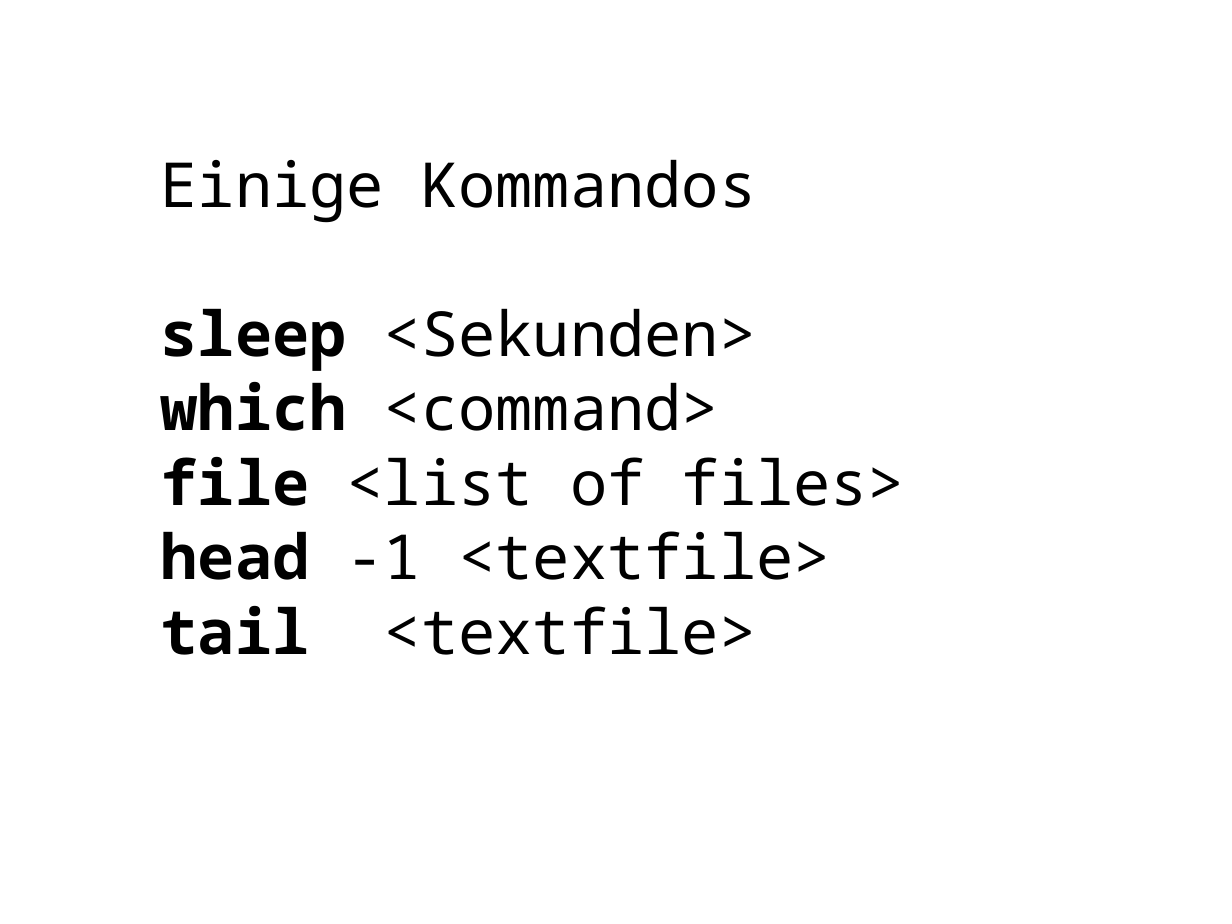
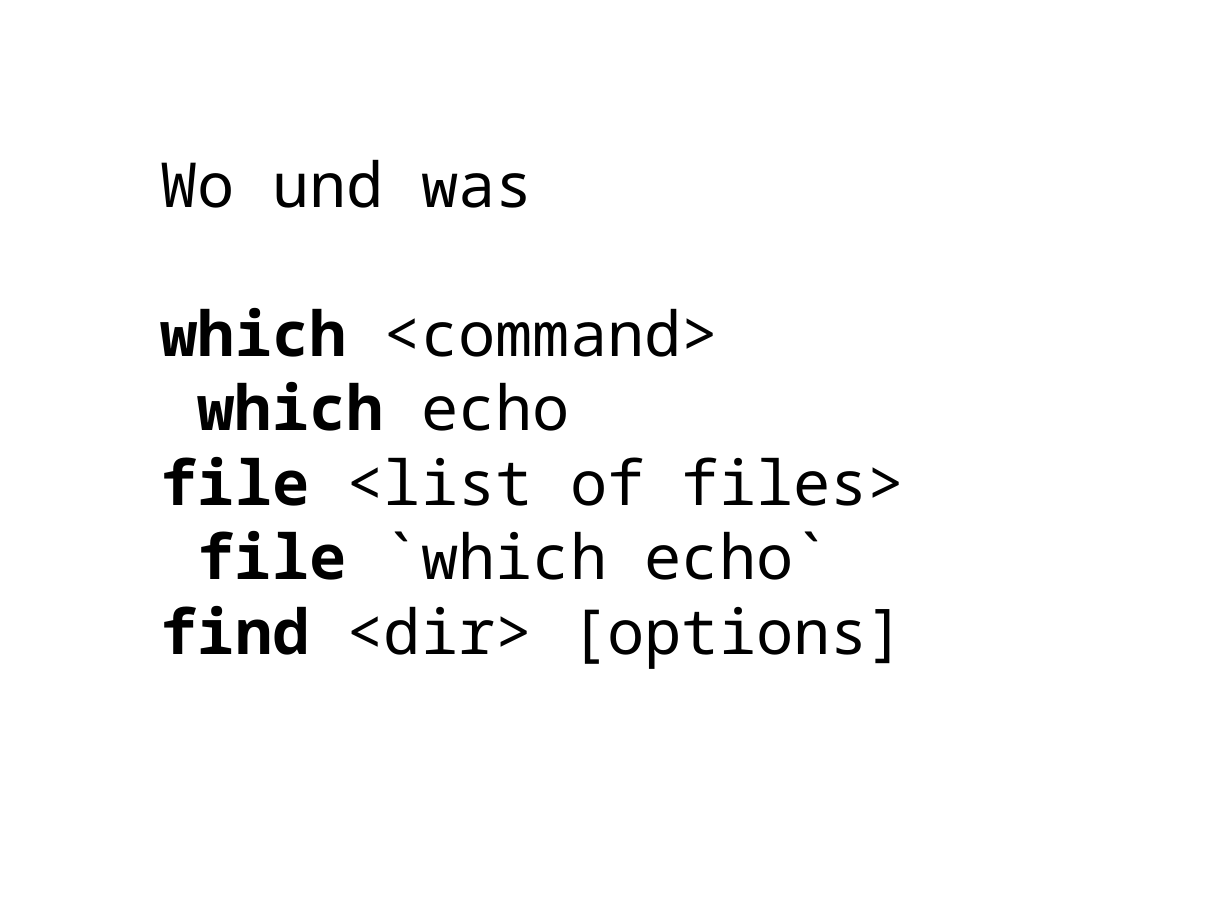
Before and after one commit to koospal/docker, a slide deck: slide 65 of bash/2019-bashing.odp (slide 63 before the commit). Drawn at 1232x924 pixels with LibreOffice and Linux fonts; fonts in the diff are those of the drawing; background and template pictures are left out. Boxes give left, top, right and bottom in pixels: in the first picture for what was removed or moved away, otherwise in the second. Text is boxed around its words. In the diff, an @@ line names an element or a change of style, - is before the commit and + after.

Commit message:
new version

```diff
--- a/bash/2019-bashing.odp
+++ b/bash/2019-bashing.odp
@@ text at box(161, 159, 533, 208): text changed @@
-Einige Kommandos
-sleep <Sekunden>
+Wo und was
@@ text at box(198, 382, 570, 431): paragraph added @@
+which echo
@@ text at box(161, 531, 905, 669): text changed @@
-head -1 <textfile>
-tail <textfile>
+file `which echo`
+find <dir> [options]
```
Also in this commit, not shown: 6 other slides changed, 6 slides added.
